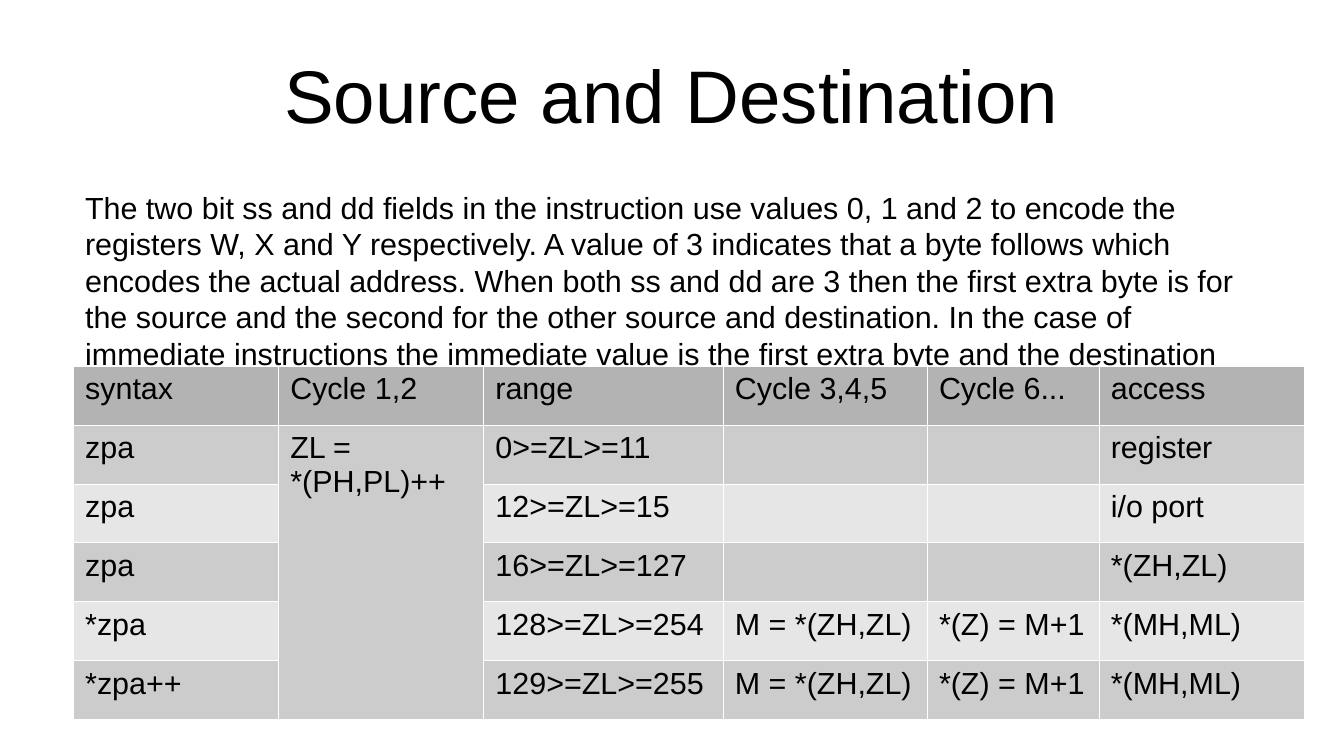
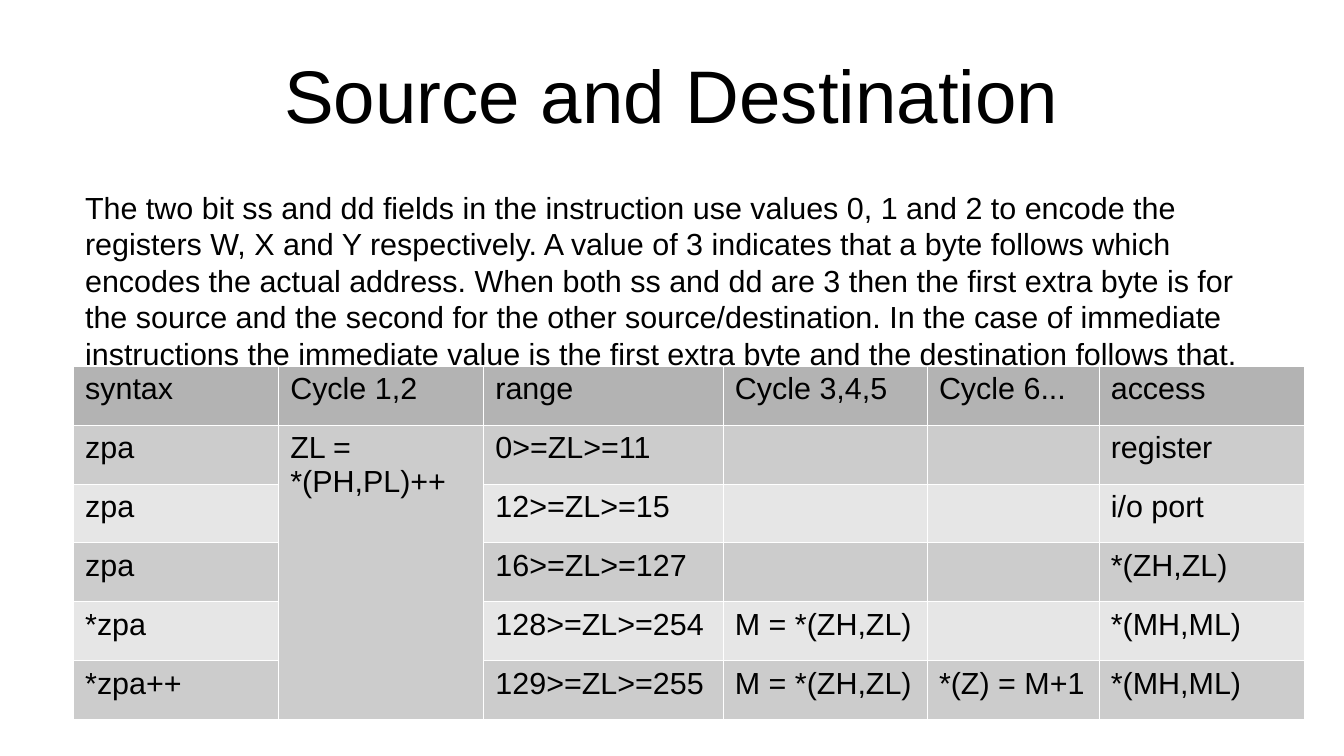
Before and after one commit to jeceljr/baby8, a slide deck: slide 7 of doc/baby8.odp (slide 6 before the commit). Drawn at 1344x756 pixels with LibreOffice and Linux fonts; fonts in the diff are those of the drawing. Boxes give left, top, right and bottom in pixels: in the first picture for what was removed or moved away, otherwise in the second. Text is boxed around its words. In the diff, an @@ line names an element or a change of style, - is before the commit and + after.

```diff
--- a/doc/baby8.odp
+++ b/doc/baby8.odp
@@ text at <box>85,197,1236,371</box>: text changed @@
-The two bit ss and dd fields in the instruction use values 0, 1 and 2 to encode the registers W, X and Y respectively. A value of 3 indicates that a byte follows which encodes the actual address. When both ss and dd are 3 then the first extra byte is for the source and the second for the other source and destination. In the case of immediate instructions the immediate value is the first extra byte and the destination follows that.
+The two bit ss and dd fields in the instruction use values 0, 1 and 2 to encode the registers W, X and Y respectively. A value of 3 indicates that a byte follows which encodes the actual address. When both ss and dd are 3 then the first extra byte is for the source and the second for the other source/destination. In the case of immediate instructions the immediate value is the first extra byte and the destination follows that.
@@ table at <box>73,366,1304,720</box> @@
-row 5, column 5: *(Z) = M+1
+row 5, column 5: 
```
Also in this commit, not shown: 4 other slides changed, 1 slide added, 3 other files.
